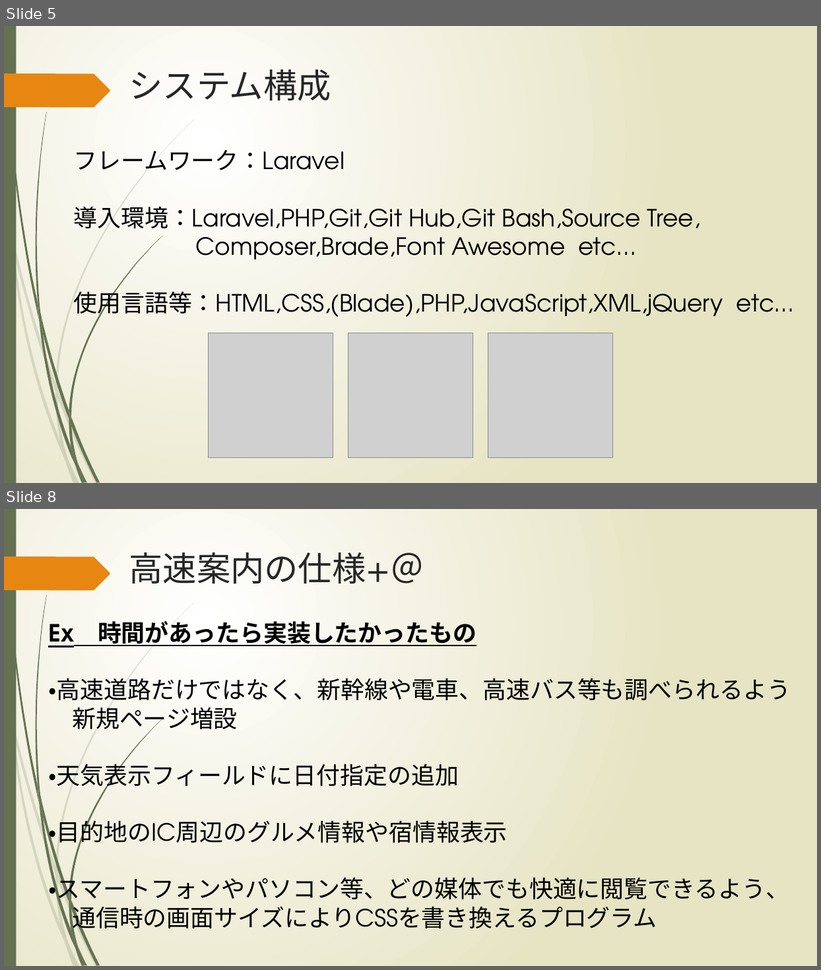
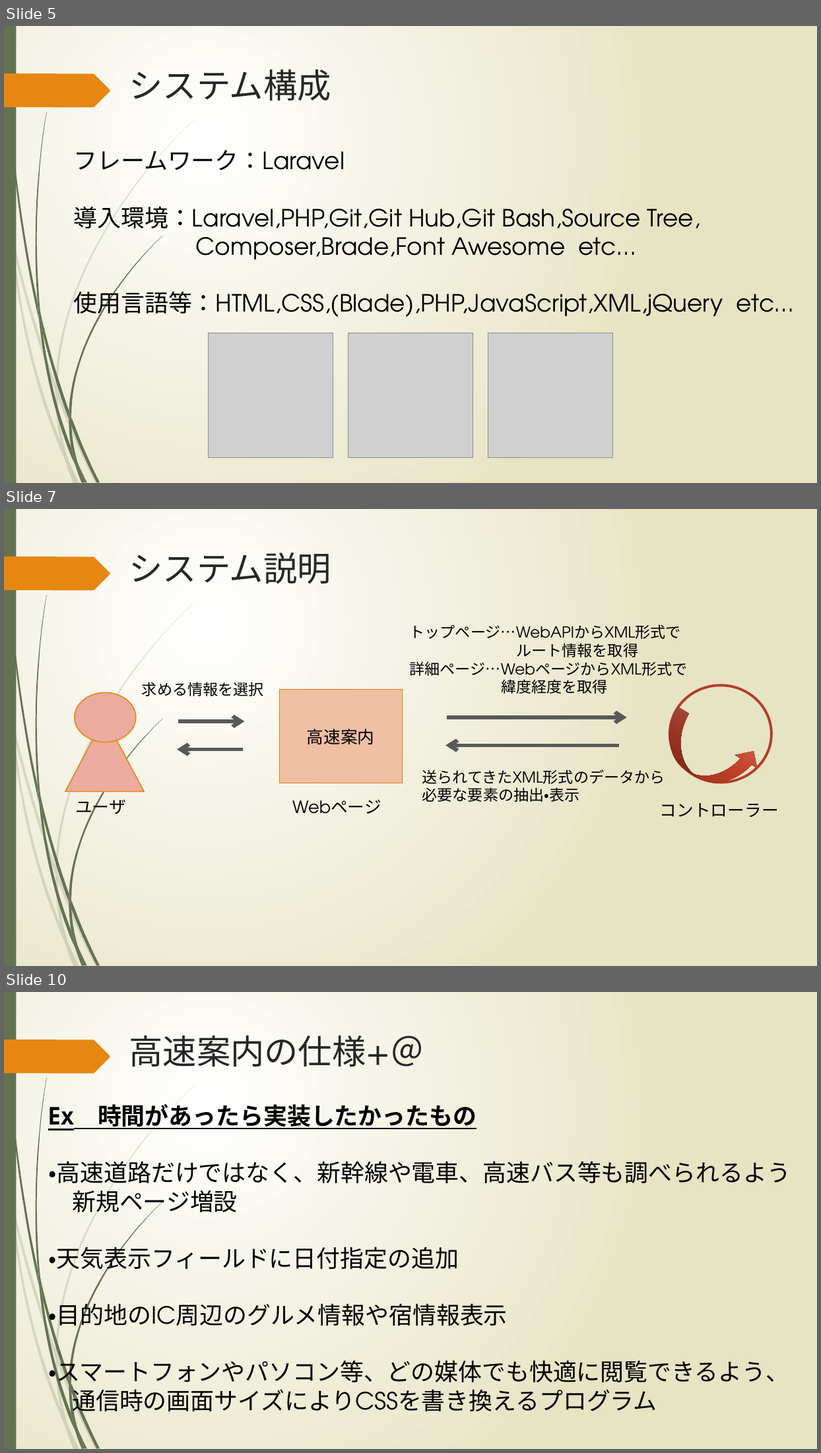
Before and after one commit to Iorin0124/KCGproject2, a slide deck: memo/高速案内.pptx. Shown one above the other, each under a label of ours: slides 5 and 8 before the commit, slides 5, 7 and 10 after it; the slides between them are not shown. The pictures are 821x970 and 821x1453 pixels, drawn with LibreOffice and Linux fonts; fonts in the diff are those of the drawing; grey boxes stand for pictures. Boxes give left, top, right and bottom in pixels: in the first picture for what was removed or moved away, otherwise in the second. Text is boxed around its words. In the diff, an @@ line names an element or a change of style, - is before the commit and + after.

```diff
--- a/memo/高速案内.pptx
+++ b/memo/高速案内.pptx
@@ slide 7 added at bbox=[4, 509, 817, 966], background gradient #FFFFFF to #E8E6C4; not listed: 24 template elements that a slide beside it also shows @@
@@ title added at bbox=[129, 553, 331, 584], 40 pt, text #262626 @@
+システム説明
@@ text added at bbox=[410, 625, 688, 694], 18 pt, text #000000 @@
+トップページ…WebAPIからXML形式で
+ルート情報を取得
+詳細ページ…WebページからXML形式で
+緯度経度を取得
@@ text added at bbox=[142, 682, 264, 696], 18 pt, text #000000 @@
+求める情報を選択
@@ ellipse added at bbox=[670, 685, 772, 782], outline #B73C26 3 pt @@
@@ ellipse added at bbox=[75, 692, 137, 742], fill #EBAB9F, outline #E78712 1.25 pt @@
@@ rectangle added at bbox=[280, 690, 403, 783], fill #F1C0A5, outline #DD8111 0.75 pt, 20 pt, text #000000 @@
+高速案内
@@ triangle added at bbox=[65, 718, 144, 792], fill #EBAB9F, outline #E78712 1.25 pt @@
@@ arrow added from (178, 722) to (244, 722), #595959 4.5 pt @@
@@ arrow added from (448, 718) to (627, 718), #595959 4.5 pt @@
@@ curved up arrow added at bbox=[653, 708, 764, 801], fill gradient #7B2819 to #BE3E27 to #E1816F @@
@@ arrow added from (620, 746) to (446, 746), #595959 4.5 pt @@
@@ arrow added from (243, 750) to (177, 750), #595959 4.5 pt @@
@@ text added at bbox=[422, 770, 665, 802], 18 pt, text #000000 @@
+送られてきたXML形式のデータから
+必要な要素の抽出・表示
@@ text added at bbox=[75, 796, 126, 818], 20 pt, text #000000 @@
+ユーザ
@@ text added at bbox=[292, 799, 382, 814], 20 pt, text #000000 @@
+Webページ
@@ text added at bbox=[660, 803, 779, 817], 20 pt, text #000000 @@
+コントローラー
@@ what was slide 8 is now slide 10 @@
```
Also in this commit, not shown: 2 slides changed, 1 other slide added, 2 other files.
